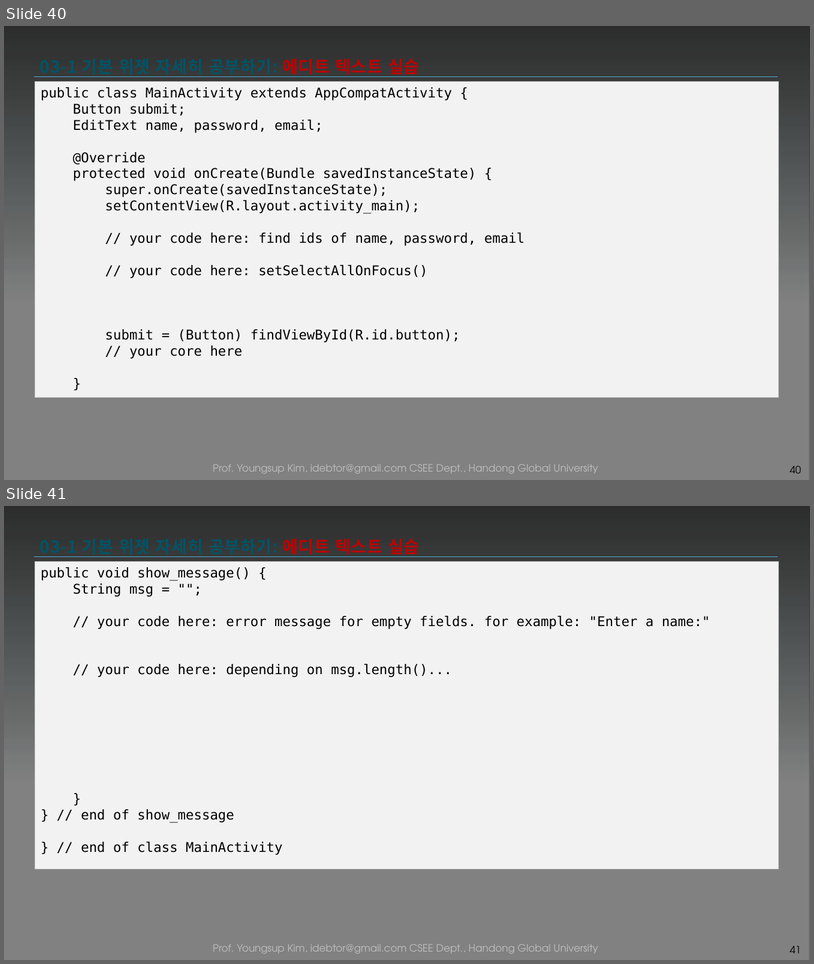
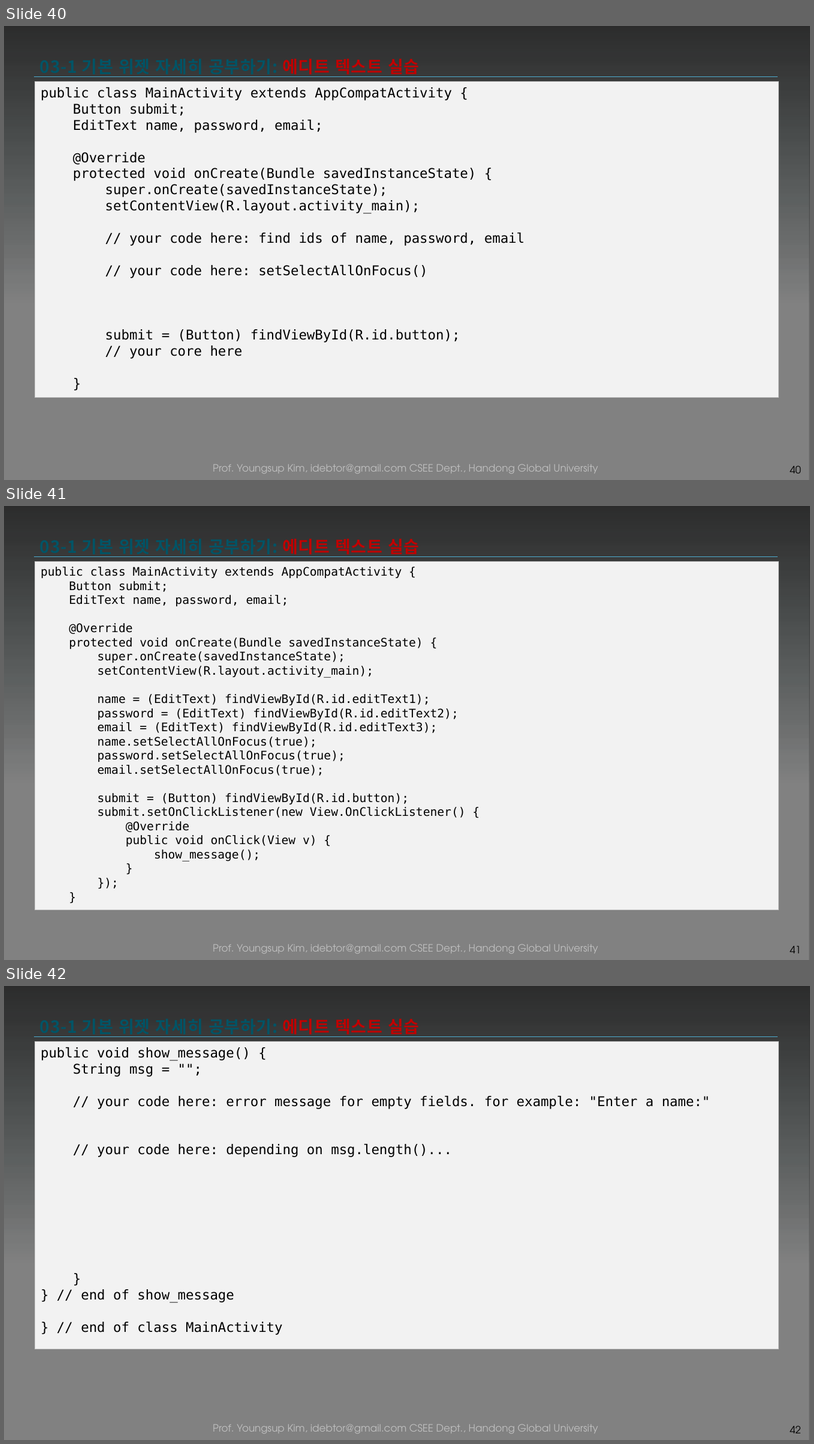
Before and after one commit to tae7841/HuStarAS, a slide deck: ppts/03Widget.pptx. Shown one above the other, each under a label of ours: slides 40 and 41 before the commit, slides 40, 41 and 42 after it. The pictures are 814x964 and 814x1444 pixels, drawn with LibreOffice and Linux fonts; fonts in the diff are those of the drawing; background and template pictures are left out; a plain dark background stands for a picture behind light text. Boxes give left, top, right and bottom in pixels: in the first picture for what was removed or moved away, otherwise in the second. Text is boxed around its words. In the diff, an @@ line names an element or a change of style, - is before the commit and + after.

```diff
--- a/ppts/03Widget.pptx
+++ b/ppts/03Widget.pptx
@@ slide 41 added at [4,506,810,960], background picture (left out); not listed: 3 template elements that a slide beside it also shows @@
@@ title added at [40,538,419,557], 20 pt, text gradient #005466 to #005061 to #003E4B, bold @@
+03-1 기본 위젯 자세히 공부하기: 에디트 텍스트 실습
@@ rectangle added at [35,562,780,910], fill #F2F2F2, outline #BFBFBF 0.75 pt, 14 pt, text #000000 @@
+public class MainActivity extends AppCompatActivity {
+Button submit;
+EditText name, password, email;
+@Override
+protected void onCreate(Bundle savedInstanceState) {
+super.onCreate(savedInstanceState);
+setContentView(R.layout.activity_main);
+name = (EditText) findViewById(R.id.editText1);
+password = (EditText) findViewById(R.id.editText2);
+email = (EditText) findViewById(R.id.editText3);
+name.setSelectAllOnFocus(true);
+password.setSelectAllOnFocus(true);
+email.setSelectAllOnFocus(true);
+submit = (Button) findViewById(R.id.button);
+submit.setOnClickListener(new View.OnClickListener() {
+@Override
+public void onClick(View v) {
+show_message();
+}
+});
+}
@@ page number added at [790,945,801,953], 12 pt, text #000000 @@
+41
@@ what was slide 41 is now slide 42 @@
@@ page number at [790,1425,801,1433]: text changed @@
-41
+42
```
Also in this commit, not shown: 1 other slide added.
